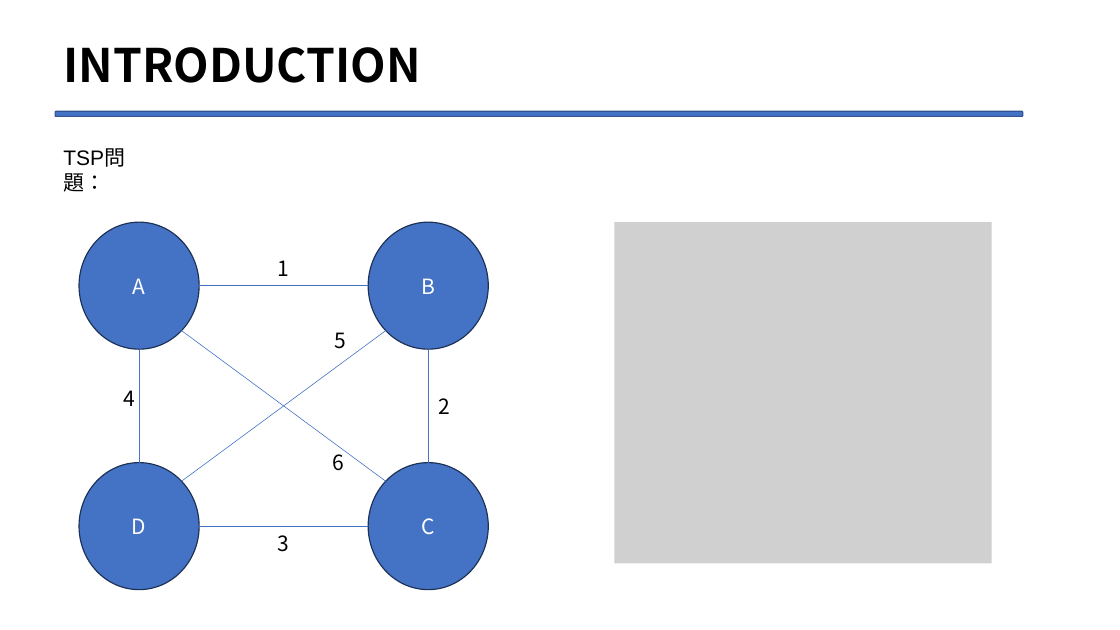
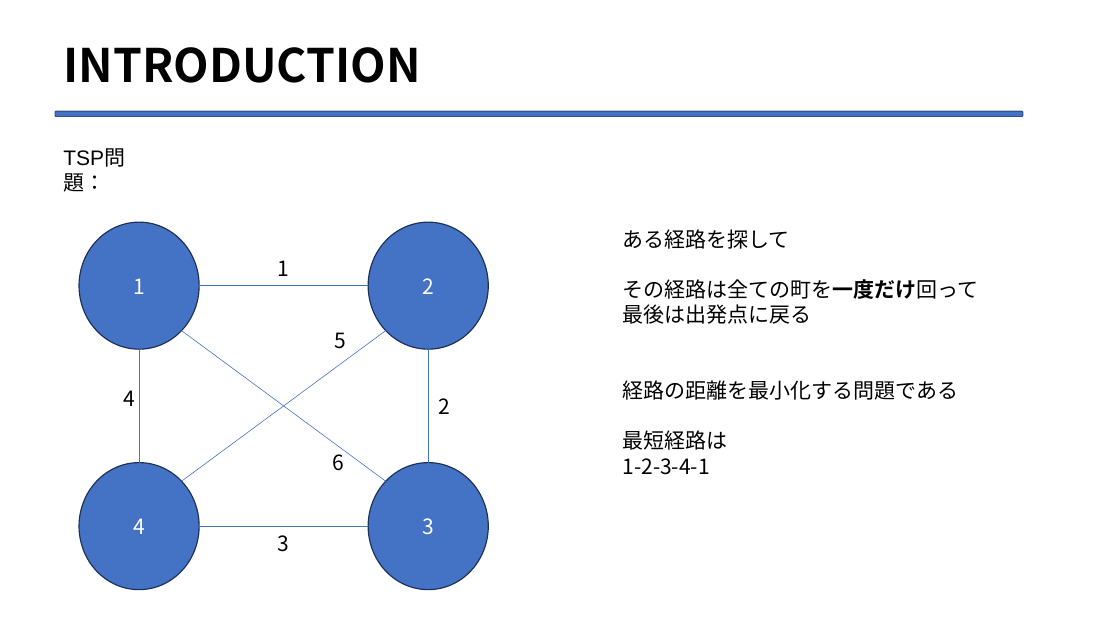
Before and after one commit to Legolas9999/zemi, a slide deck: slide 8 of lcj_ron_zemi2.pptx (slide 7 before the commit). Drawn at 1120x630 pixels with LibreOffice and Linux fonts; fonts in the diff are those of the drawing; grey boxes stand for pictures. Boxes give left, top, right and bottom in pixels: in the first picture for what was removed or moved away, otherwise in the second. Text is boxed around its words. In the diff, an @@ line names an element or a change of style, - is before the commit and + after.

```diff
--- a/lcj_ron_zemi2.pptx
+++ b/lcj_ron_zemi2.pptx
@@ picture removed at box(614, 222, 991, 563) @@
@@ text added at box(623, 229, 979, 400), 18 pt, text #000000 @@
+ある経路を探して
+その経路は全ての町を一度だけ回って
+最後は出発点に戻る
+経路の距離を最小化する問題である
+最短経路は
+1-2-3-4-1
@@ text in ellipse at box(133, 278, 145, 294): text changed @@
-A
+1
@@ text in ellipse at box(422, 278, 434, 294): text changed @@
-B
+2
@@ text in ellipse at box(133, 518, 145, 534): text changed @@
-D
+4
@@ text in ellipse at box(422, 518, 434, 535): text changed @@
-C
+3
```
Also in this commit, not shown: 7 other slides changed, 3 slides added, 9 other files.
